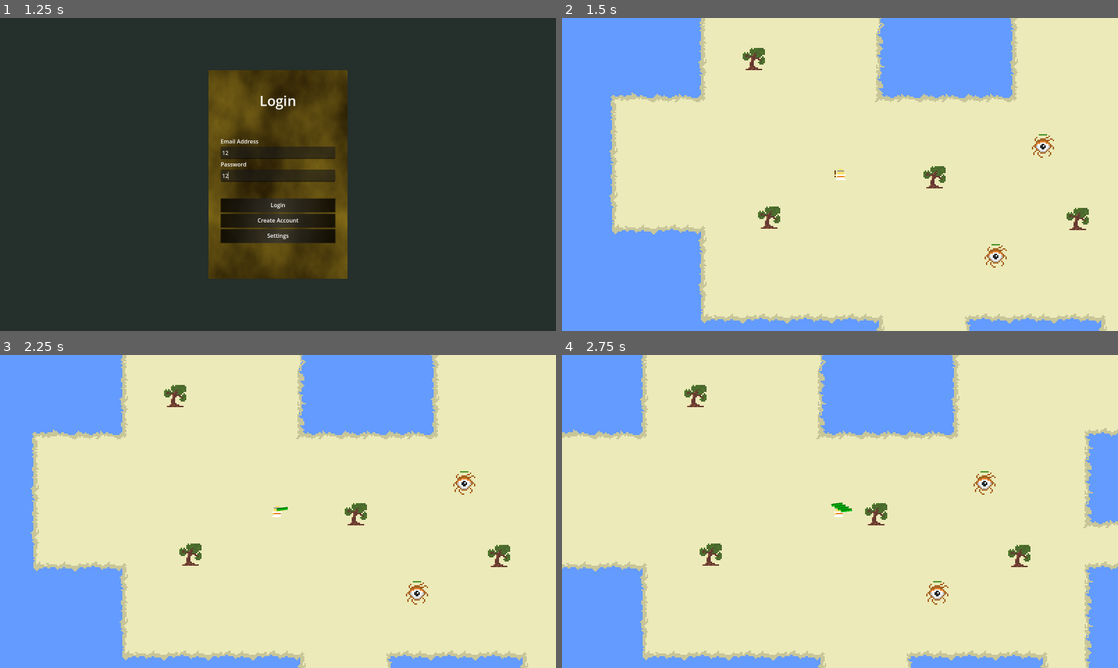
Above: before the commit, frames 1-4 (two rows, left to right).
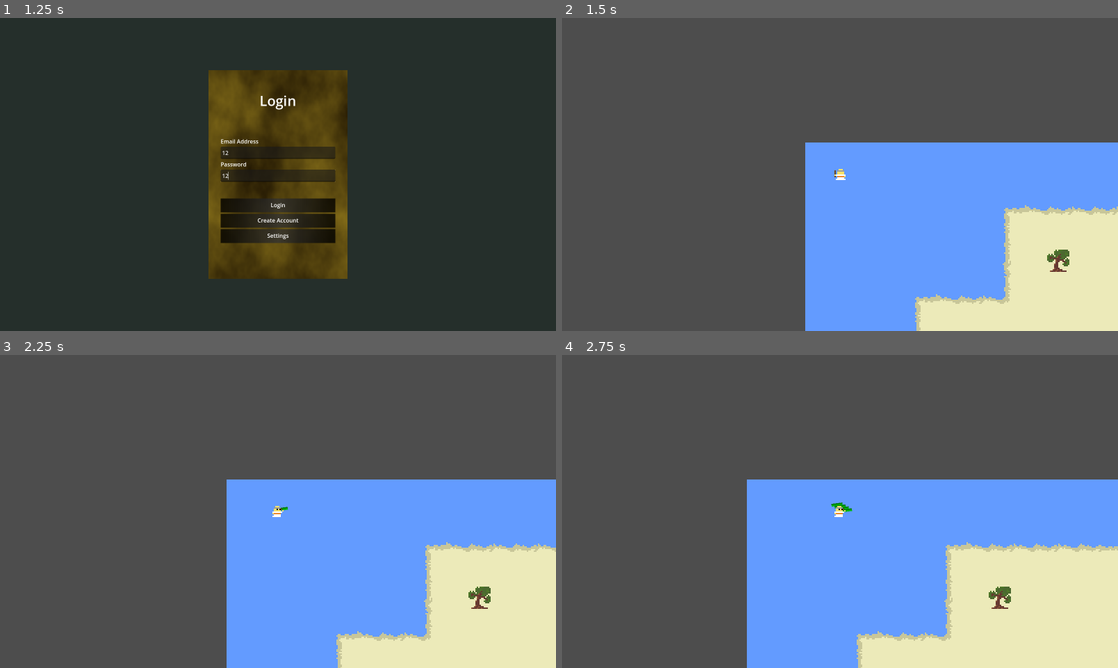
Above: after the commit, the same moments.

Repository: kuromo/gdMultiProt
Game: Godot game, scene res://scenes/mainScenes/sceneHandler.tscn
Two runs of this game, one before a commit and one after it. Both use one fixed random seed, a clock stepped at 60 frames per second and the inputs below.
Inputs (mouse positions are in pixels of both pictures, inside the frame that each line leads up to):
- Up to frame 1 (1.25 s): click (278, 152) at 0.52 s; type "12" at 0.6 s; click (278, 174) at 0.75 s; type "12" at 0.83 s
- Up to frame 2 (1.5 s): click "Login" at 1.25 s
- Up to frame 3 (2.25 s): tap Enter at 2 s; move the mouse to (400, 495) at 2.02 s; press the mouse at (400, 495) at 2.03 s; hold D (moveRight) from 2.03 s (still down)
- Up to frame 4 (2.75 s): keep holding D (moveRight)

Frame 1 is identical in both runs. In frame 2, 92% of the frame differs, in the area x 0-100%, y 0-100%; in frame 3, 91%; in frame 4, 89%.

Commit message:
y sorting (rotation compatible)

Diff:
--- a/client/scenes/entityScenes/envoirement/shitTree.tscn
+++ b/client/scenes/entityScenes/envoirement/shitTree.tscn
@@ -6,6 +6,8 @@
 radius = 3.16228
 
 [node name="shitTree" type="StaticBody2D" groups=["billboardRotation", "envoirement"]]
+z_index = 1
+y_sort_enabled = true
 collision_layer = 4096
 collision_mask = 0
 
--- a/client/scenes/entityScenes/herbert.tscn
+++ b/client/scenes/entityScenes/herbert.tscn
@@ -9,6 +9,8 @@
 radius = 7.0
 
 [node name="herbert" type="CharacterBody2D" groups=["billboardRotation", "enemies"]]
+z_index = 1
+y_sort_enabled = true
 collision_layer = 256
 collision_mask = 4096
 script = ExtResource("1_ptl6i")
--- a/client/scenes/entityScenes/player.tscn
+++ b/client/scenes/entityScenes/player.tscn
@@ -325,6 +325,8 @@
 transitions = ["Idle", "Walk", SubResource("AnimationNodeStateMachineTransition_fterx"), "Walk", "Idle", SubResource("A …(343 unchanged characters)…
 
 [node name="player" type="CharacterBody2D"]
+z_index = 1
+y_sort_enabled = true
 collision_mask = 4097
 script = ExtResource("1_obqr4")
 
--- a/client/scenes/mainScenes/map.gd
+++ b/client/scenes/mainScenes/map.gd
@@ -1,5 +1,6 @@
 extends Node2D
 
+@onready var ySortPivot = $ySortPivot
 
 # Called when the node enters the scene tree for the first time.
 func _ready():
@@ -12,6 +13,9 @@
 
 
 func propRot(rot):
+	self.rotation -= rot
+	ySortPivot.rotation += rot
+
 #	print("Main rota")
 #	print(rot)
 	for node in get_tree().get_nodes_in_group("billboardRotation"):
--- a/client/scenes/mainScenes/map.tscn
+++ b/client/scenes/mainScenes/map.tscn
@@ -208,39 +208,43 @@
 sources/0 = SubResource("TileSetAtlasSource_km35m")
 
 [node name="map" type="Node2D"]
+y_sort_enabled = true
 script = ExtResource("1_uehku")
 
-[node name="mainTileMap" type="TileMap" parent="."]
+[node name="ySortPivot" type="Node2D" parent="."]
+y_sort_enabled = true
+
+[node name="mainTileMap" type="TileMap" parent="ySortPivot"]
 tile_set = SubResource("TileSet_dhlp0")
 cell_quadrant_size = 32
 format = 2
 layer_0/tile_data = PackedInt32Array(524297, 65536, 1, 524298, 327680, 1, 524299, 65536, 2, 524300, 65536, 2, 524301, 3 …(20049 unchanged characters)…
 
-[node name="player" parent="." instance=ExtResource("2_giy00")]
-position = Vector2(244, 168)
-
-[node name="RemoteTransform2D" type="RemoteTransform2D" parent="player"]
+[node name="player" parent="ySortPivot" instance=ExtResource("2_giy00")]
+position = Vector2(25, 23)
+
+[node name="RemoteTransform2D" type="RemoteTransform2D" parent="ySortPivot/player"]
 remote_path = NodePath("../../playerCam")
 
-[node name="playerCam" type="Camera2D" parent="."]
-position = Vector2(244, 168)
+[node name="playerCam" type="Camera2D" parent="ySortPivot"]
+position = Vector2(25, 23)
 ignore_rotation = false
 zoom = Vector2(4, 4)
 
-[node name="herbert" parent="." instance=ExtResource("3_diadc")]
+[node name="herbert" parent="ySortPivot" instance=ExtResource("3_diadc")]
 position = Vector2(390, 148)
 
-[node name="herbert2" parent="." instance=ExtResource("3_diadc")]
+[node name="herbert2" parent="ySortPivot" instance=ExtResource("3_diadc")]
 position = Vector2(356, 227)
 
-[node name="shitTree" parent="." instance=ExtResource("5_txr1x")]
+[node name="shitTree" parent="ySortPivot" instance=ExtResource("5_txr1x")]
 position = Vector2(192, 204)
 
-[node name="shitTree2" parent="." instance=ExtResource("5_txr1x")]
+[node name="shitTree2" parent="ySortPivot" instance=ExtResource("5_txr1x")]
 position = Vector2(311, 175)
 
-[node name="shitTree3" parent="." instance=ExtResource("5_txr1x")]
+[node name="shitTree3" parent="ySortPivot" instance=ExtResource("5_txr1x")]
 position = Vector2(181, 90)
 
-[node name="shitTree4" parent="." instance=ExtResource("5_txr1x")]
+[node name="shitTree4" parent="ySortPivot" instance=ExtResource("5_txr1x")]
 position = Vector2(414, 205)
